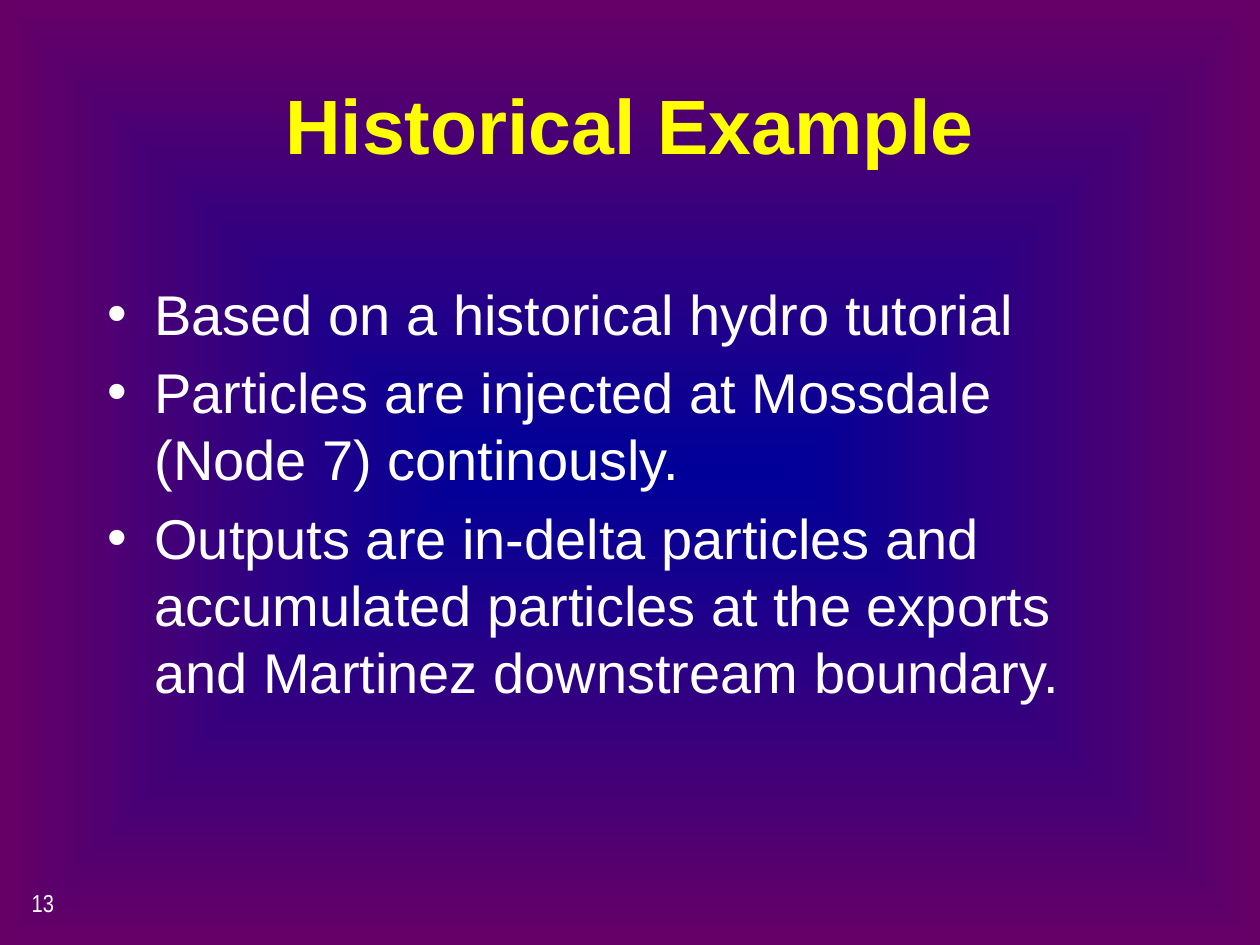
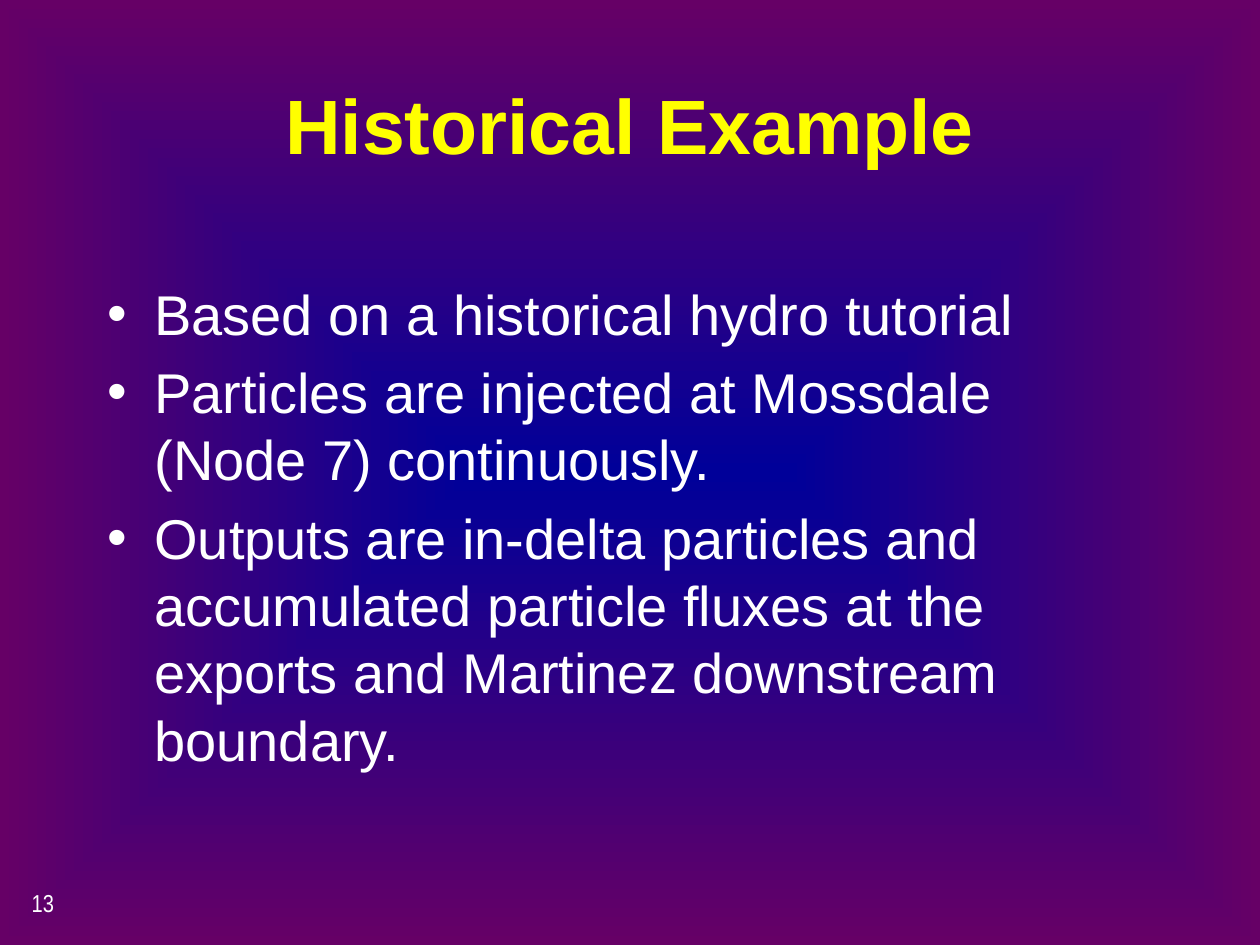
Before and after one commit to CADWRDeltaModeling/dsm2, a slide deck: slide 13 of dsm2/presentations/d2_ptm.pptx. Drawn at 1260x945 pixels with LibreOffice and Linux fonts; fonts in the diff are those of the drawing. Boxes give left, top, right and bottom in pixels: in the first picture for what was removed or moved away, otherwise in the second. Text is boxed around its words. In the diff, an @@ line names an element or a change of style, - is before the commit and + after.

Commit message:
Typo corrections and minor changes are made in the PTM slides.

Former-commit-id: c176362f5e04abba1a424de7edad85d437c87746

```diff
--- a/dsm2/presentations/d2_ptm.pptx
+++ b/dsm2/presentations/d2_ptm.pptx
@@ text at box(154, 372, 998, 771): text changed @@
-• Particles are injected at Mossdale (Node 7) continously.
-• Outputs are in-delta particles and accumulated particles at the exports and Martinez downstream boundary.
+• Particles are injected at Mossdale (Node 7) continuously.
+• Outputs are in-delta particles and accumulated particle fluxes at the exports and Martinez downstream boundary.
```
Also in this commit, not shown: 5 other slides changed.
